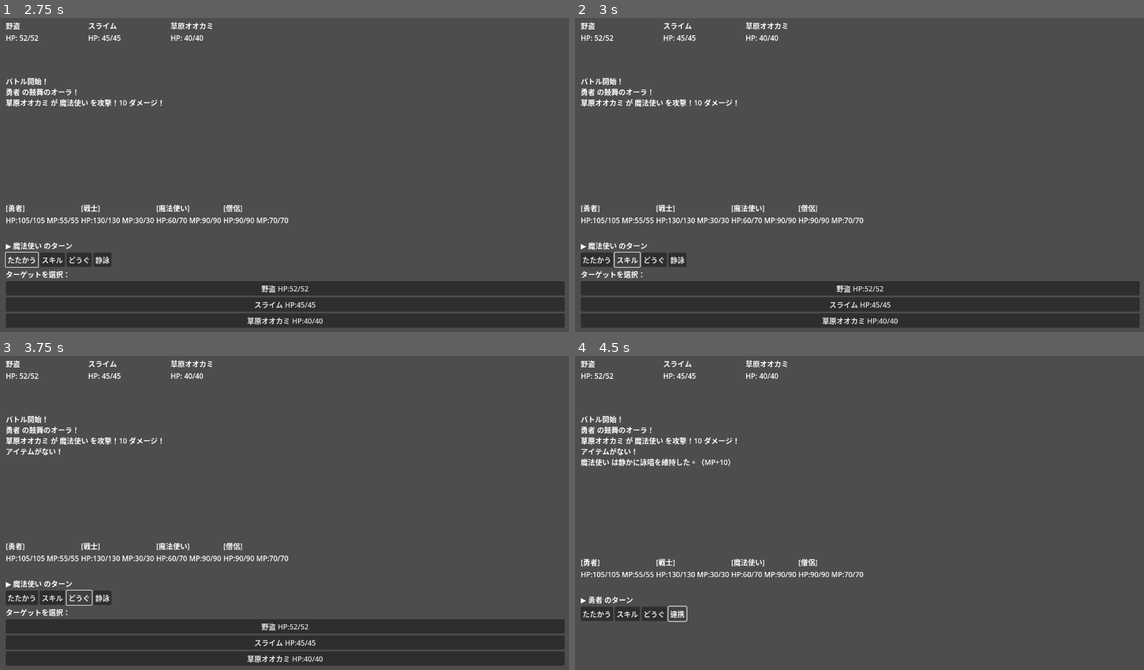
Above: before the commit, frames 1-4 (two rows, left to right).
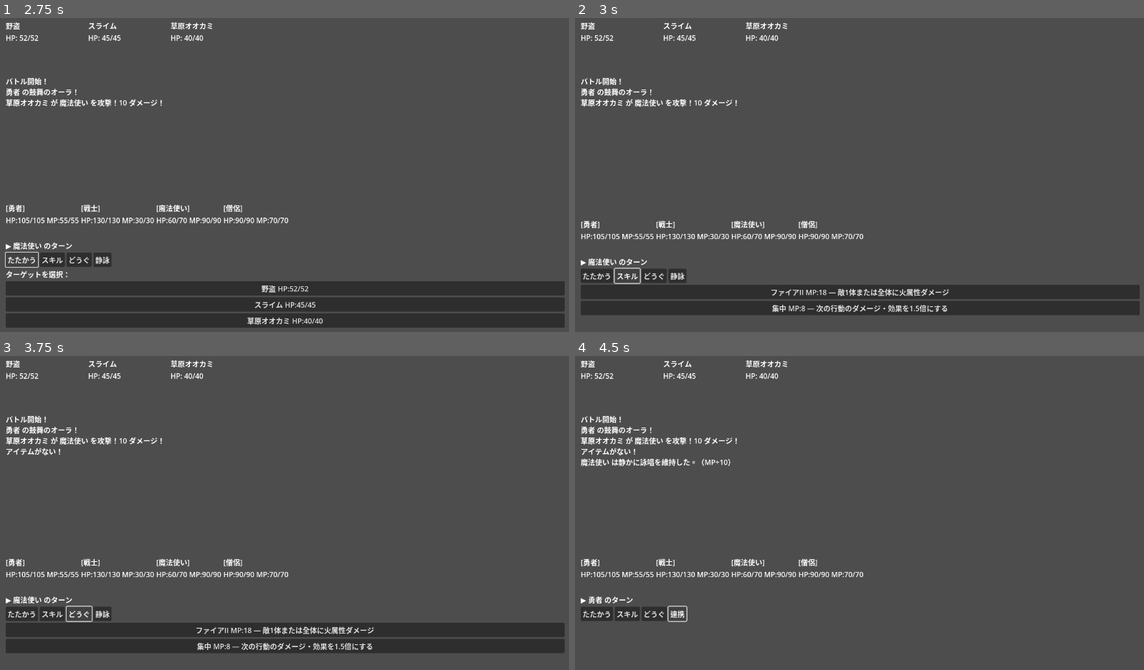
Above: after the commit, the same moments.

Repository: bakery48/loop-quest
Game: Godot game, scene res://scenes/main.tscn
The game is run twice, just before and just after one commit, with the same random seed, the same clock (stepped at 60 frames per second) and the same inputs.
Inputs:
- Up to frame 1 (2.75 s): click "新しいランを開始" at 0.5 s; click "⚔ 戦闘" at 1.25 s; click "たたかう" at 2 s
- Up to frame 2 (3 s): click "スキル" at 2.75 s
- Up to frame 3 (3.75 s): click "どうぐ" at 3.5 s
- Up to frame 4 (4.5 s): click "静詠" at 4.25 s

Frame 1 is identical in both runs. In frame 2, 9.6% of the frame differs, in the area x 1-100%, y 59-99%; in frame 3, 9.5%; in frame 4, nothing differs.

Commit message:
feat: 全10職業に初期スキルを2つずつ設定
各職業の役割に合った初期スキルを設定。専用スキルのない召喚士・錬金術師の
ためファイアII/毒手の使用可能職を拡張。

https://claude.ai/code/session_01BSyq4z5x8V7dXSUfJeJUGf

Diff:
--- a/scripts/autoloads/class_database.gd
+++ b/scripts/autoloads/class_database.gd
@@ -46,6 +46,17 @@
 	d.is_starter = starter
 	return d
 
+## Resolves skill names to SkillData via SkillDatabase (loaded before this autoload).
+func _skills(names: Array) -> Array[SkillData]:
+	var out: Array[SkillData] = []
+	for n: String in names:
+		var s := SkillDatabase.get_skill(n)
+		if s:
+			out.append(s)
+		else:
+			push_warning("ClassDatabase: 初期スキル「%s」が見つかりません" % n)
+	return out
+
 func _make_hero() -> ClassData:
 	var d := _base("HERO", "勇者", ClassData.ClassType.HERO, true)
 	d.base_hp = 105; d.base_mp = 55; d.base_atk = 11; d.base_def = 7; d.base_spd = 10
@@ -54,6 +65,7 @@
 	d.unique_command_name = "連携"
 	d.unique_command_description = "仲間1人にこのターン追加行動を付与する"
 	d.unique_targets_ally = true
+	d.starting_skills = _skills(["兜割り", "ヒール"])
 	return d
 
 func _make_warrior() -> ClassData:
@@ -63,6 +75,7 @@
 	d.passive_description = "攻撃を受けるたびATKバフが累積する（最大5段）。バトル終了でリセット。"
 	d.unique_command_name = "雄叫び"
 	d.unique_command_description = "自身への被攻撃確率UP（挑発）＋ATKバフ1段階増加"
+	d.starting_skills = _skills(["兜割り", "反撃の構え"])
 	return d
 
 func _make_mage() -> ClassData:
@@ -72,6 +85,7 @@
 	d.passive_description = "前ターンに魔法スキルを使っているとATKバフ発動"
 	d.unique_command_name = "静詠"
 	d.unique_command_description = "スキルを使わずバフ状態を維持しながらMPを小回復"
+	d.starting_skills = _skills(["ファイアII", "集中"])
 	return d
 
 func _make_cleric() -> ClassData:
@@ -82,6 +96,7 @@
 	d.unique_command_name = "加護"
 	d.unique_command_description = "指定したキャラに中程度の回復＋DEFバフを付与"
 	d.unique_targets_ally = true
+	d.starting_skills = _skills(["ヒール", "バリア"])
 	return d
 
 func _make_thief() -> ClassData:
@@ -92,6 +107,7 @@
 	d.unique_command_name = "盗む"
 	d.unique_command_description = "敵1体からランダムでアイテム・ゴールド・特殊アイテムを入手（成功率60%・1体1回）"
 	d.unique_targets_enemy = true
+	d.starting_skills = _skills(["煙幕", "毒手"])
 	return d
 
 func _make_archer() -> ClassData:
@@ -102,6 +118,7 @@
 	d.unique_command_name = "集中照準"
 	d.unique_command_description = "標的を1体設定または切り替える。切り替えると精度リセット。"
 	d.unique_targets_enemy = true
+	d.starting_skills = _skills(["スナイプ", "集中"])
 	return d
 
 func _make_monk() -> ClassData:
@@ -111,6 +128,7 @@
 	d.passive_description = "攻撃型: ATK+30%/DEF-20% / 防御型: ダメージ-30%/被攻撃で気+1 / 気功型: MP-30%/気スキル解禁"
 	d.unique_command_name = "型変え"
 	d.unique_command_description = "型を順番に切り替える（攻撃型→防御型→気功型→繰り返し）"
+	d.starting_skills = _skills(["気功波", "反撃の構え"])
 	return d
 
 func _make_summoner() -> ClassData:
@@ -120,6 +138,7 @@
 	d.passive_description = "召喚物が毎ターン自動で行動する"
 	d.unique_command_name = "召喚"
 	d.unique_command_description = "精霊を1体召喚する（最大2体同時展開）"
+	d.starting_skills = _skills(["ファイアII", "挑発"])
 	return d
 
 func _make_sage() -> ClassData:
@@ -129,6 +148,7 @@
 	d.passive_description = "敵が次のターンに何をするか事前に確認できる"
 	d.unique_command_name = "予言"
 	d.unique_command_description = "任意のスキルを仕込む。次ターンに追加先制行動として発動（MPは今ターン消費）"
+	d.starting_skills = _skills(["ファイアII", "バリア"])
 	return d
 
 func _make_alchemist() -> ClassData:
@@ -138,4 +158,5 @@
 	d.passive_description = "敵撃破時にランダム素材を1個入手（最大5個保持）"
 	d.unique_command_name = "調合"
 	d.unique_command_description = "素材を1つ消費し、指定アイテムをその場で即生成・即使用"
+	d.starting_skills = _skills(["毒手", "かばう"])
 	return d
--- a/scripts/autoloads/skill_database.gd
+++ b/scripts/autoloads/skill_database.gd
@@ -159,9 +159,9 @@
 		SkillData.EffectType.DAMAGE_SINGLE_CONDITIONAL, 2.5, 0, "consumes_warrior_stacks"))
 
 func _register_mage_skills() -> void:
-	# ファイアII — Mage, Sage
+	# ファイアII — Mage, Sage, Summoner
 	_add(_make("ファイアII", "敵1体または全体に火属性ダメージ",
-		18, SkillData.Rarity.COMMON, ["MAGE", "SAGE"],
+		18, SkillData.Rarity.COMMON, ["MAGE", "SAGE", "SUMMONER"],
 		SkillData.EffectType.DAMAGE_SINGLE, 1.8, 0, "", true))
 
 	# メテオ — Mage, Sage (LEGENDARY)
@@ -201,9 +201,9 @@
 		8, SkillData.Rarity.COMMON, ["THIEF"],
 		SkillData.EffectType.STATUS_STEALTH, 1.0, 2))
 
-	# 毒手 — Thief, Archer
+	# 毒手 — Thief, Archer, Alchemist
 	_add(_make("毒手", "敵1体に毒を付与（毎ターンHP減少）",
-		10, SkillData.Rarity.COMMON, ["THIEF", "ARCHER"],
+		10, SkillData.Rarity.COMMON, ["THIEF", "ARCHER", "ALCHEMIST"],
 		SkillData.EffectType.DAMAGE_SINGLE, 0.8, 0))
 
 func _register_archer_skills() -> void:
